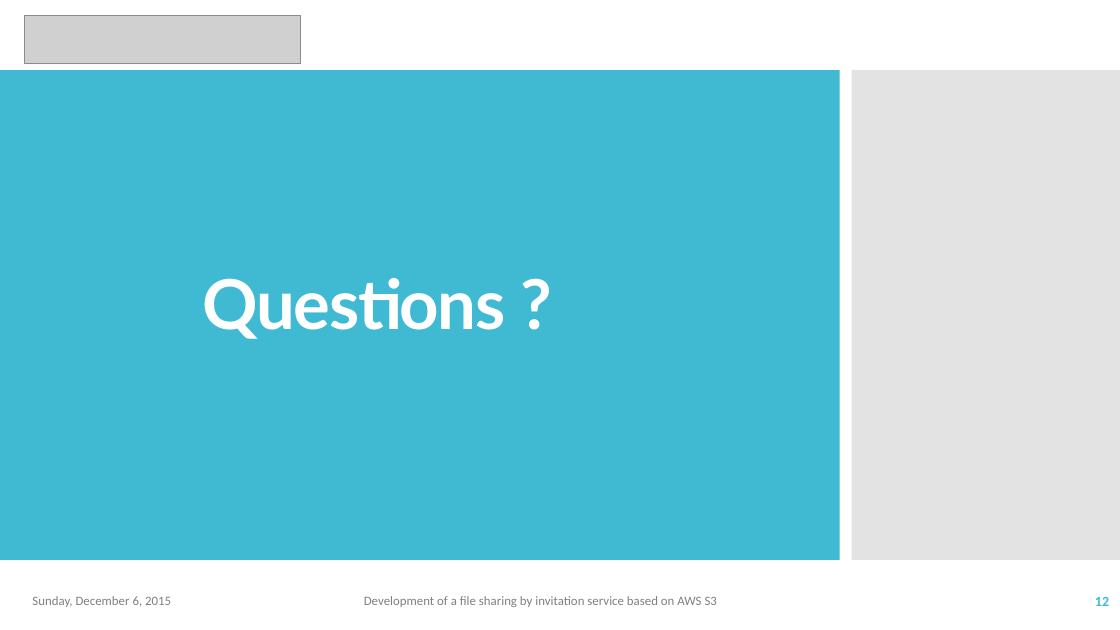
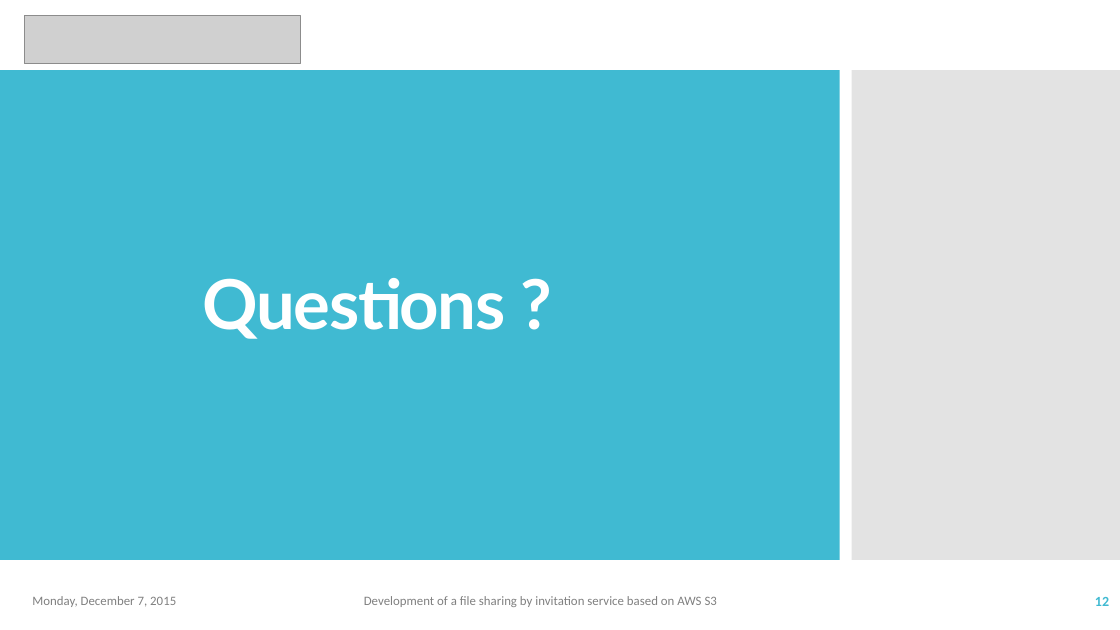
Before and after one commit to fredmontet/cloud-s3s, a slide deck: slide 12 of report/cloud_slides_2.pptx. Drawn at 1120x630 pixels with LibreOffice and Linux fonts; fonts in the diff are those of the drawing; grey boxes stand for pictures. Boxes give left, top, right and bottom in pixels: in the first picture for what was removed or moved away, otherwise in the second. Text is boxed around its words. In the diff, an @@ line names an element or a change of style, - is before the commit and + after.

```diff
--- a/report/cloud_slides_2.pptx
+++ b/report/cloud_slides_2.pptx
@@ text at bbox=[32, 596, 176, 607]: text changed @@
-Sunday, December 6, 2015
+Monday, December 7, 2015
```
Also in this commit, not shown: 6 other slides changed, 3 other files.
